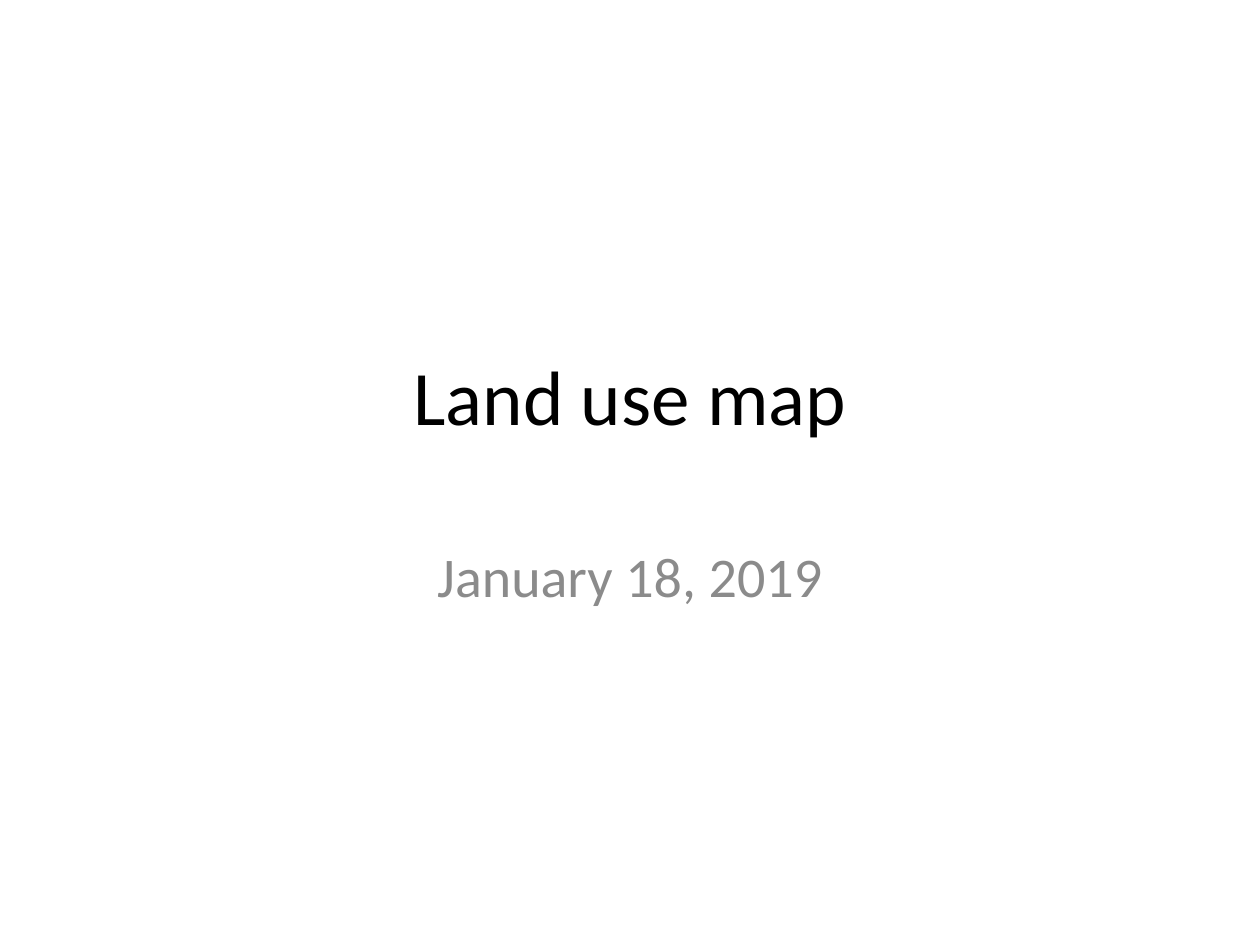
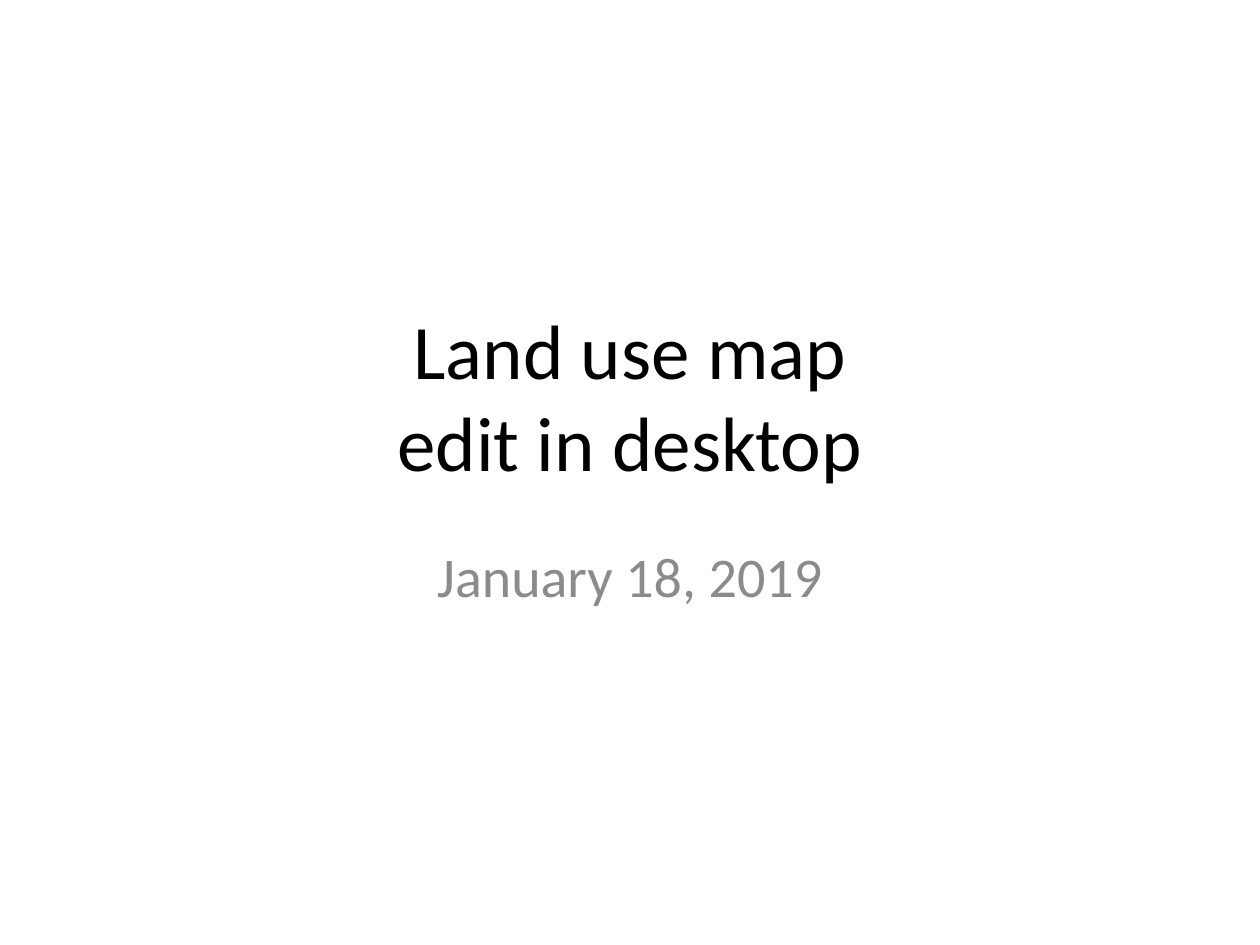
Before and after one commit to minghui-zhang/Meeting, a slide deck: slide 1 of January 19 2019.pptx. Drawn at 1260x945 pixels with LibreOffice and Linux fonts; fonts in the diff are those of the drawing. Boxes give left, top, right and bottom in pixels: in the first picture for what was removed or moved away, otherwise in the second. Text is boxed around its words. In the diff, an @@ line names an element or a change of style, - is before the commit and + after.

Commit message:
jan 6

```diff
--- a/January 19 2019.pptx
+++ b/January 19 2019.pptx
@@ title at box(397, 325, 861, 484): text changed @@
-Land use map
+Land use map
+edit in desktop
```
